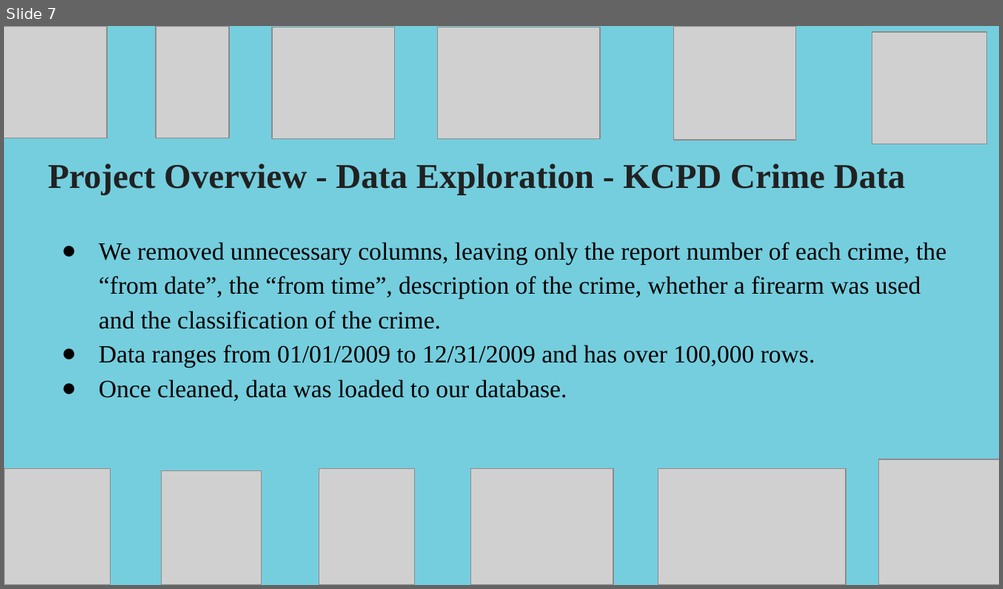
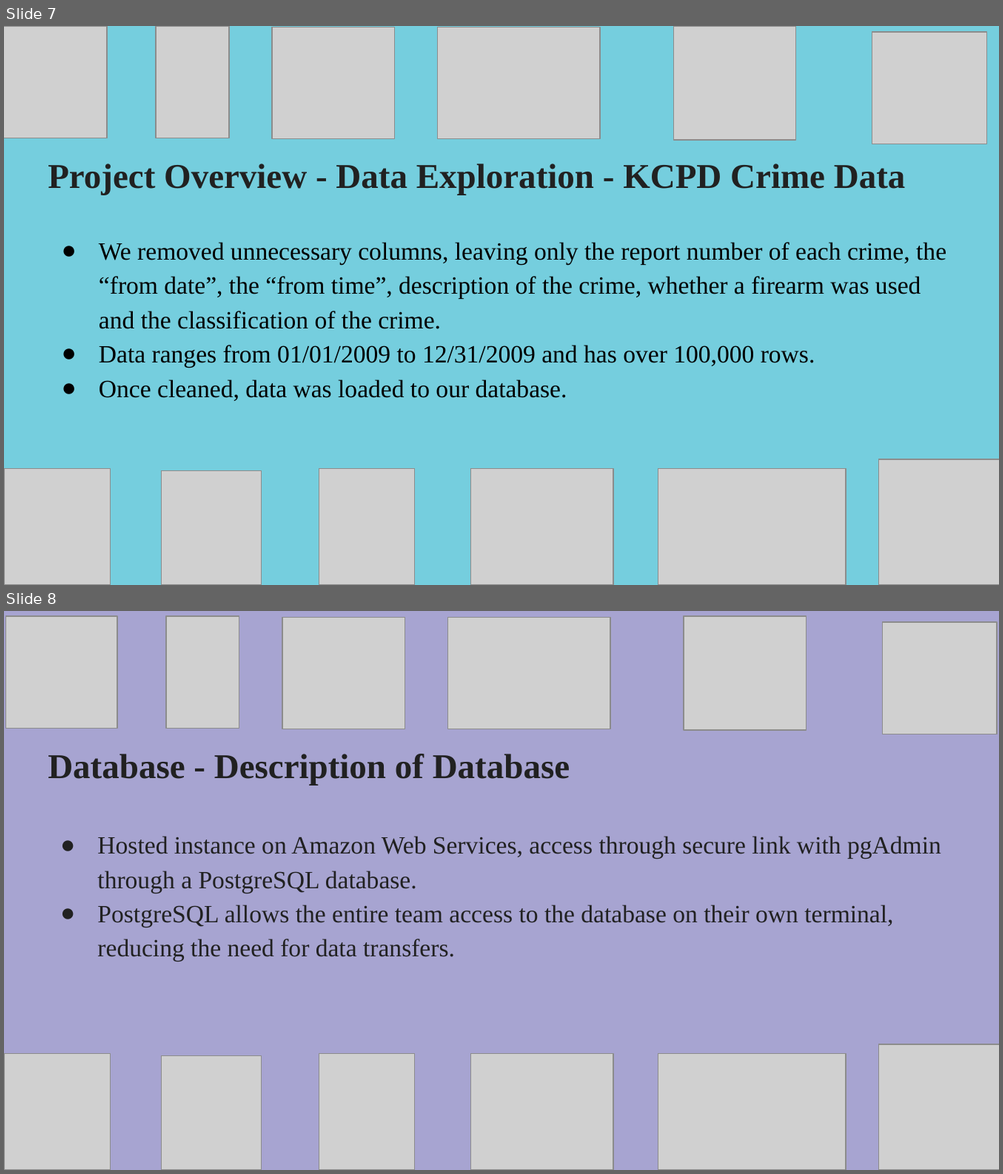
Before and after one commit to rulamia/Horrorscopes, a slide deck: HorrorscopesFinal.pptx. Shown one above the other, each under a label of ours: slide 7 before the commit, slides 7 and 8 after it. The pictures are 1003x589 and 1003x1174 pixels, drawn with LibreOffice and Linux fonts; fonts in the diff are those of the drawing; grey boxes stand for pictures. Boxes give left, top, right and bottom in pixels: in the first picture for what was removed or moved away, otherwise in the second. Text is boxed around its words. In the diff, an @@ line names an element or a change of style, - is before the commit and + after.

```diff
--- a/HorrorscopesFinal.pptx
+++ b/HorrorscopesFinal.pptx
@@ slide 8 added at (4, 611, 999, 1170), background #A7A4D1 @@
@@ group added at (6, 616, 996, 735): 6 pictures @@
@@ title added at (48, 754, 569, 786), 25.2 pt, text #212121, bold @@
+Database - Description of Database
@@ text added at (97, 836, 941, 962), 18 pt, text #212121 @@
+● Hosted instance on Amazon Web Services, access through secure link with pgAdmin through a PostgreSQL database.
+● PostgreSQL allows the entire team access to the database on their own terminal, reducing the need for data transfers.
@@ group added at (4, 1045, 999, 1170): 6 pictures @@
```
Also in this commit, not shown: 12 other slides added, 2 slides removed.
